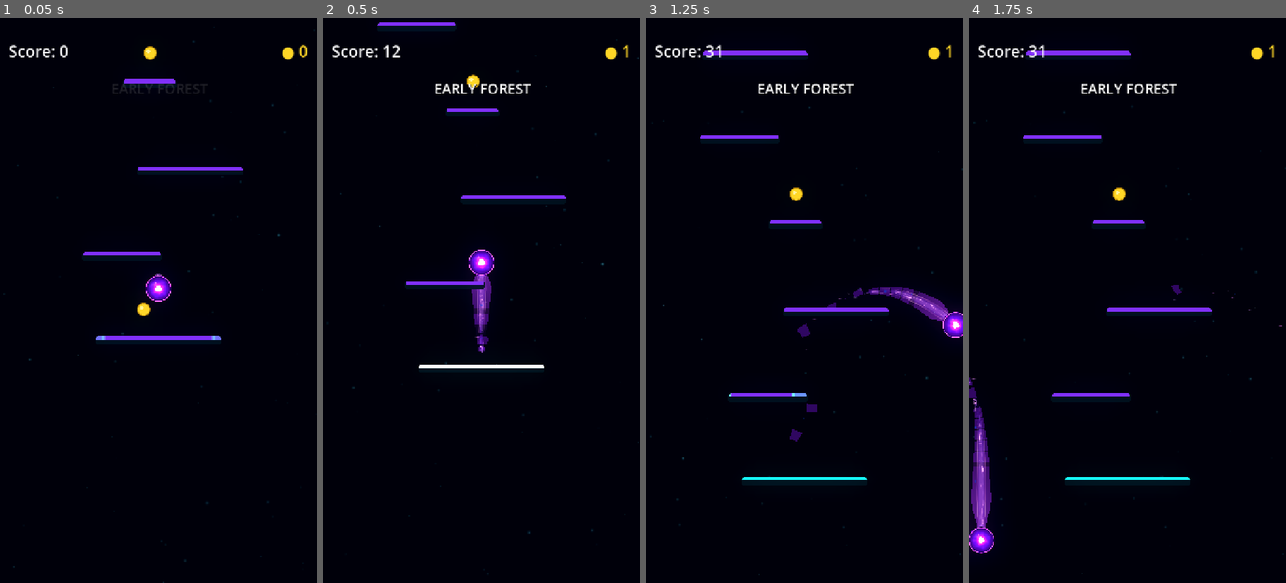
Above: before the commit, frames 1-4 (left to right).
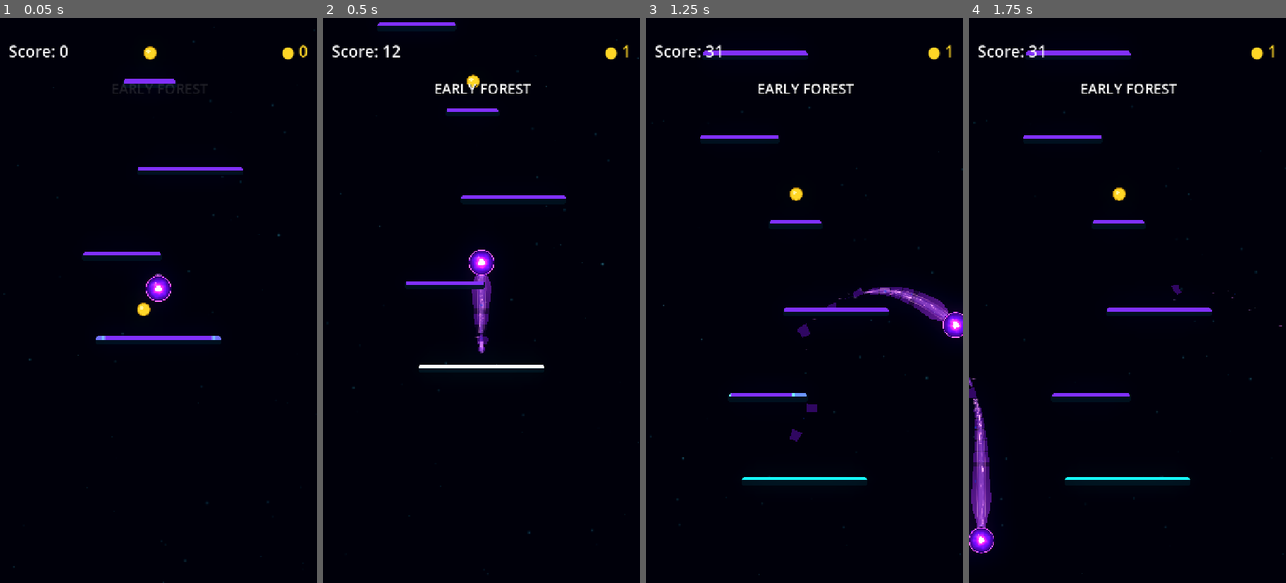
Above: after the commit, the same moments.

Repository: Kryodo/TowerJump
Game: Godot game, scene res://scenes/main.tscn
Two runs of this game, one before a commit and one after it. Both use one fixed random seed, a clock stepped at 60 frames per second and the inputs below.
Inputs (mouse positions are in pixels of both pictures, inside the frame that each line leads up to):
- Up to frame 1 (0.05 s): no input
- Up to frame 2 (0.5 s): no input
- Up to frame 3 (1.25 s): move the mouse to (874, 272) at 0.52 s; hold Right (ui_right) from 0.53 s (still down); click (874, 272) at 0.67 s
- Up to frame 4 (1.75 s): release Right (ui_right) at 1.25 s; drag from (1064, 328) to (1117, 193) at 1.27 s

Frame 1 is identical in both runs. In frame 2, less than 0.1% of the frame differs, in the area x 48-52%, y 52-60%; in frame 3, less than 0.1%; in frame 4, less than 0.1%, in the area x 0-5%, y 64-76%.

Commit message:
Tie energy gaps to true detachments

Diff:
--- a/scenes/ball_trail_energy.gdshader
+++ b/scenes/ball_trail_energy.gdshader
@@ -257,10 +257,7 @@
 	float edge_strength = edge_ridge * edge_waver * trail_fade;
 	energy = max(energy, edge_strength * 0.42);
 
-	// Break the inner energy in the same stable cells as the translucent skin.
-	// The near-orb channel stays whole; more pieces are missing farther back.
-	float fracture_progress = smoothstep(0.36, 0.78, uv.x) * shedding_amount;
-	energy *= mix(1.0, shedding_pattern(uv), fracture_progress);
+	// Preserve the energy stream except where a matching geometry break exists.
 	energy *= shed_gap_mask(uv.x);
 
 
